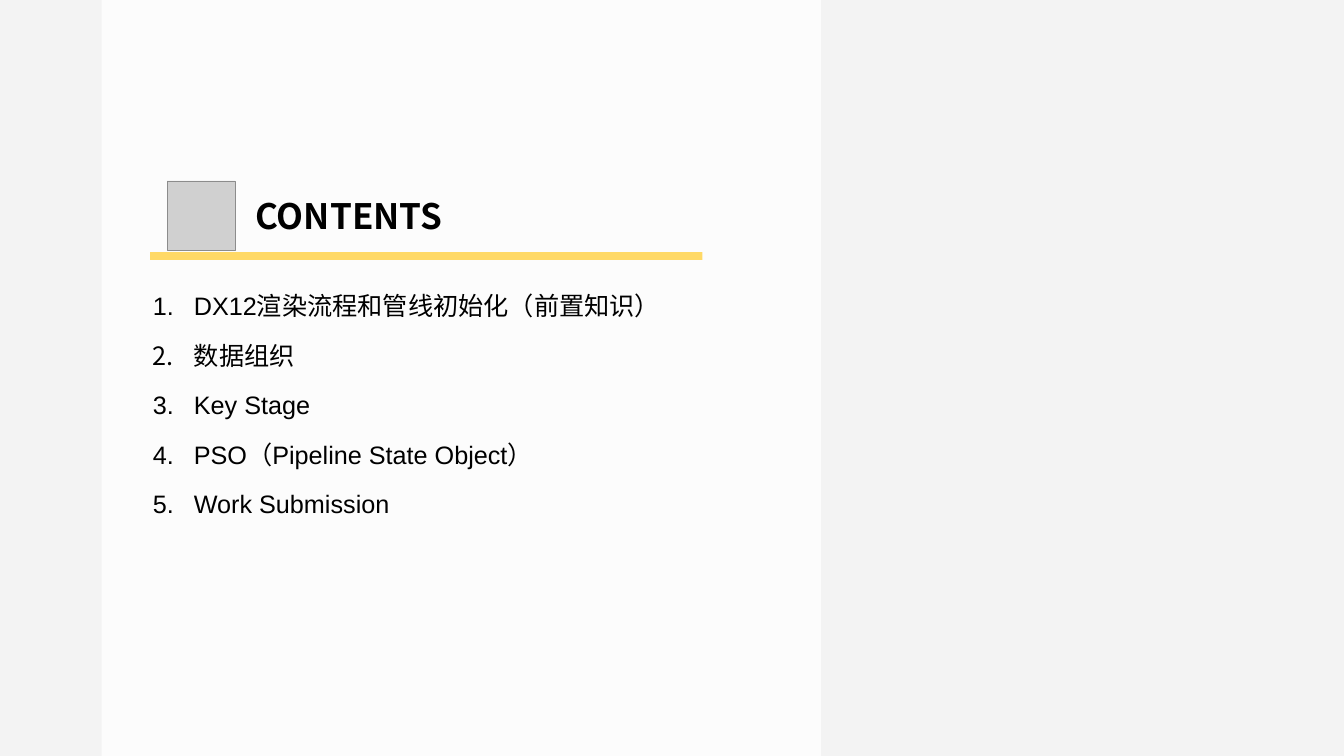
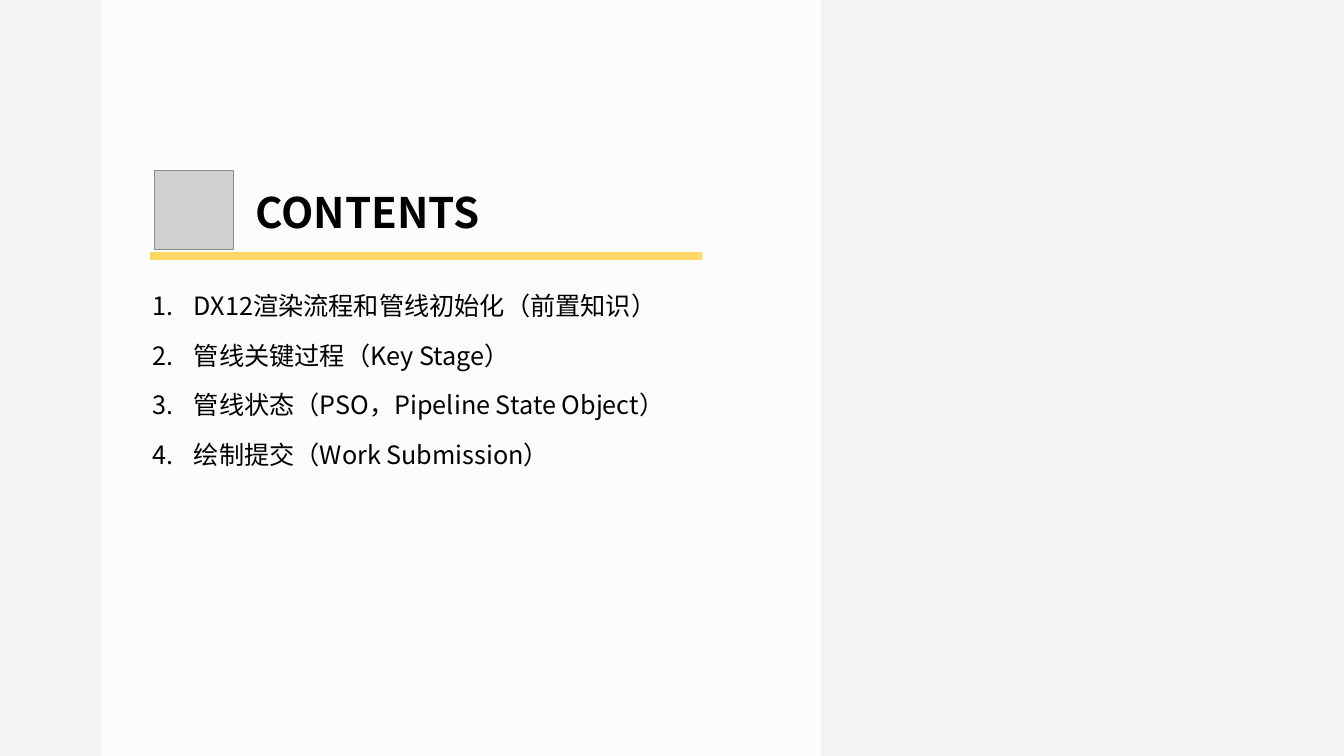
Before and after one commit to doomlover/KSGameEngineTutorials, a slide deck: slide 3 of PPTs/03.深入DX12绘制一.pptx. Drawn at 1344x756 pixels with LibreOffice and Linux fonts; fonts in the diff are those of the drawing; grey boxes stand for pictures. Boxes give left, top, right and bottom in pixels: in the first picture for what was removed or moved away, otherwise in the second. Text is boxed around its words. In the diff, an @@ line names an element or a change of style, - is before the commit and + after.

```diff
--- a/PPTs/03.深入DX12绘制一.pptx
+++ b/PPTs/03.深入DX12绘制一.pptx
@@ picture: place and size @@
-picture at box(167, 181, 235, 250)
+picture at box(154, 170, 233, 249)
@@ text "CONTENTS" at box(255, 196, 479, 229): size 50 to 60 pt, font Noto Sans CJK JP to Noto Sans CJK SC @@
@@ text at box(194, 293, 656, 318): font Arial to Noto Sans CJK SC in "DX12渲染流程和管线初始化（前置知识）" @@
@@ text at box(194, 343, 665, 467): text changed; font Arial to Noto Sans CJK SC @@
-2. 数据组织
-3. Key Stage
-4. PSO（Pipeline State Object）
-5. Work Submission
+2. 管线关键过程（Key Stage）
+3. 管线状态（PSO，Pipeline State Object）
+4. 绘制提交（Work Submission）
```
Also in this commit, not shown: 18 other slides changed, 14 slides added, 15 slides removed, 1 other file.
